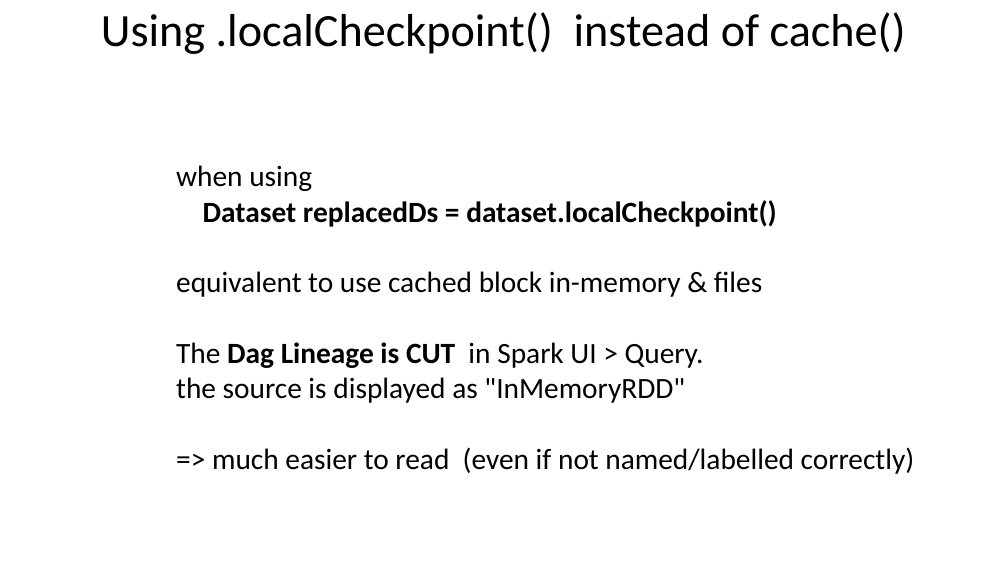
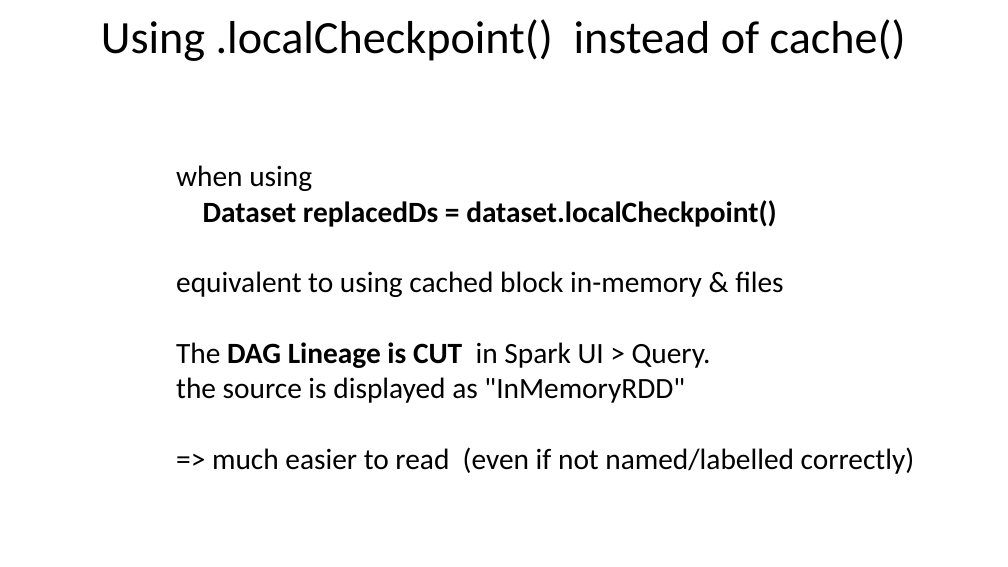
Before and after one commit to Arnaud-Nauwynck/presentations, a slide deck: slide 27 of pres-bigdata/13-dataset-lineage-eval-caching.pptx (slide 19 before the commit). Drawn at 1008x567 pixels with LibreOffice and Linux fonts; fonts in the diff are those of the drawing. Boxes give left, top, right and bottom in pixels: in the first picture for what was removed or moved away, otherwise in the second. Text is boxed around its words. In the diff, an @@ line names an element or a change of style, - is before the commit and + after.

```diff
--- a/pres-bigdata/13-dataset-lineage-eval-caching.pptx
+++ b/pres-bigdata/13-dataset-lineage-eval-caching.pptx
@@ title "Using .localCheckpoint() instead of cache()": place and size @@
-title "Using .localCheckpoint() instead of cache()" at <box>101,12,906,54</box>
+title "Using .localCheckpoint() instead of cache()" at <box>101,19,906,61</box>
@@ text at <box>176,271,783,368</box>: text changed @@
-equivalent to use cached block in-memory & files
-The Dag Lineage is CUT in Spark UI > Query.
+equivalent to using cached block in-memory & files
+The DAG Lineage is CUT in Spark UI > Query.
```
Also in this commit, not shown: 12 other slides changed, 10 slides added, 1 slide removed, 12 other files.
